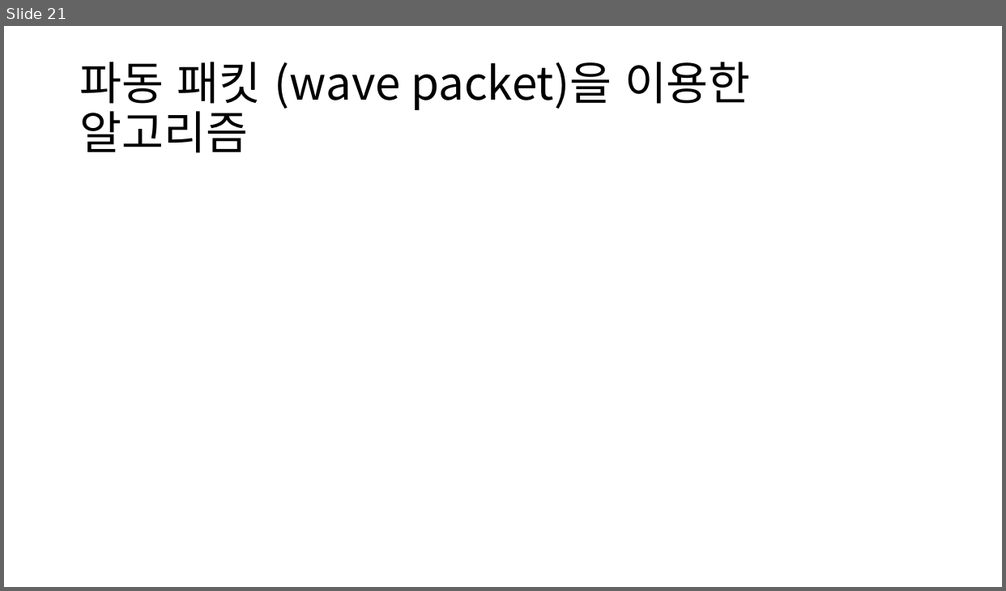
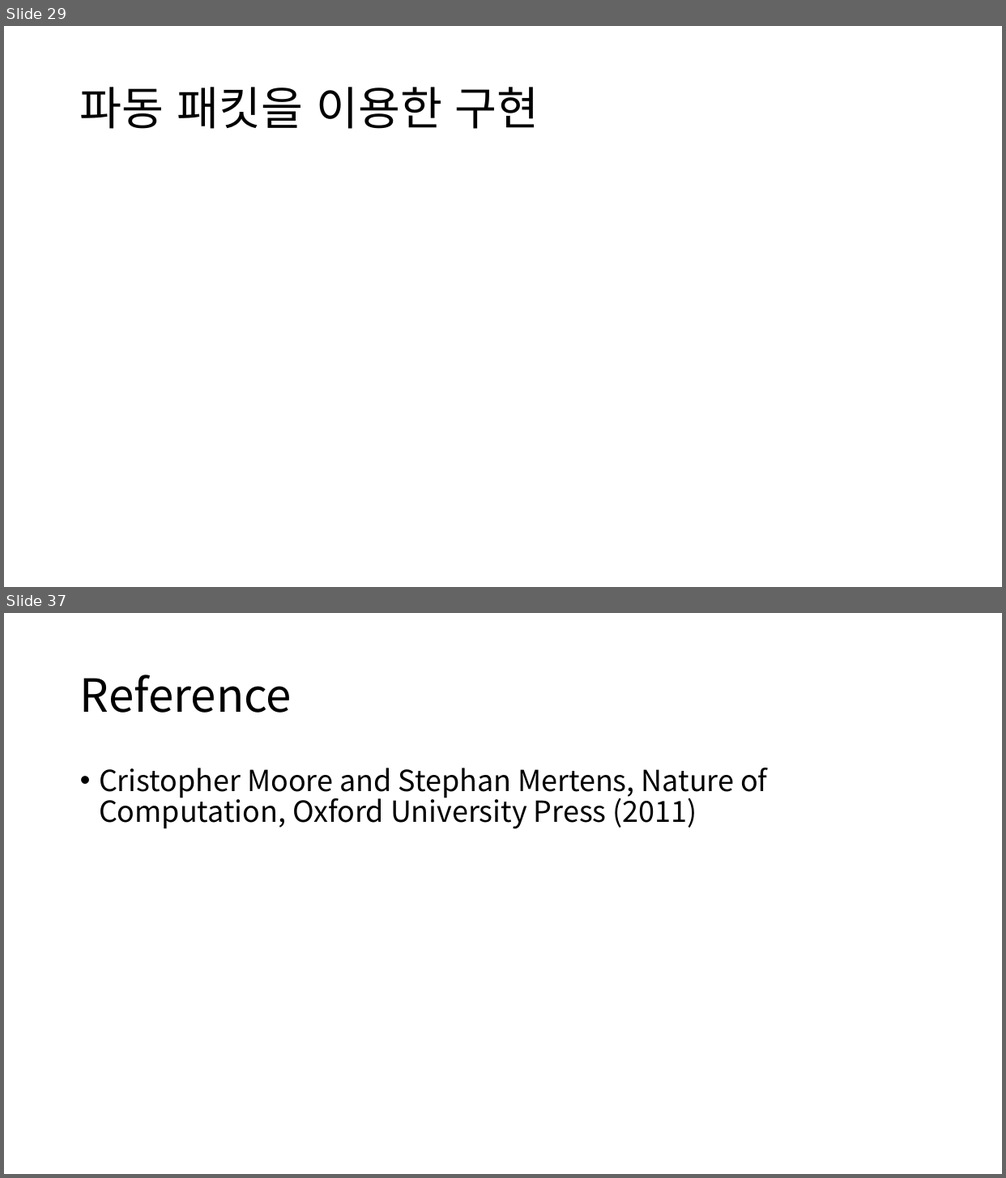
Before and after one commit to singrum/game_tree_scattering, a slide deck: presentation.pptx. Shown one above the other, each under a label of ours: slide 21 before the commit, slides 29 and 37 after it; the slides between them are not shown. The pictures are 1006x591 and 1006x1178 pixels, drawn with LibreOffice and Linux fonts; fonts in the diff are those of the drawing; grey boxes stand for pictures. Boxes give left, top, right and bottom in pixels: in the first picture for what was removed or moved away, otherwise in the second. Text is boxed around its words. In the diff, an @@ line names an element or a change of style, - is before the commit and + after.

```diff
--- a/presentation.pptx
+++ b/presentation.pptx
@@ slide 37 added at (4, 613, 1002, 1174), background #FFFFFF @@
@@ title added at (80, 675, 292, 713), 44 pt, text #000000 @@
+Reference
@@ text added at (99, 768, 767, 829), 28 pt, text #000000 @@
+• Cristopher Moore and Stephan Mertens, Nature of Computation, Oxford University Press (2011)
@@ what was slide 21 is now slide 29 @@
@@ slide 29 changed as well @@
@@ title at (80, 87, 539, 129): text changed @@
-파동 패킷 (wave packet)을 이용한 알고리즘
+파동 패킷을 이용한 구현
```
Also in this commit, not shown: 9 other slides changed, 18 other slides added, 3 slides removed, 2 other files.
